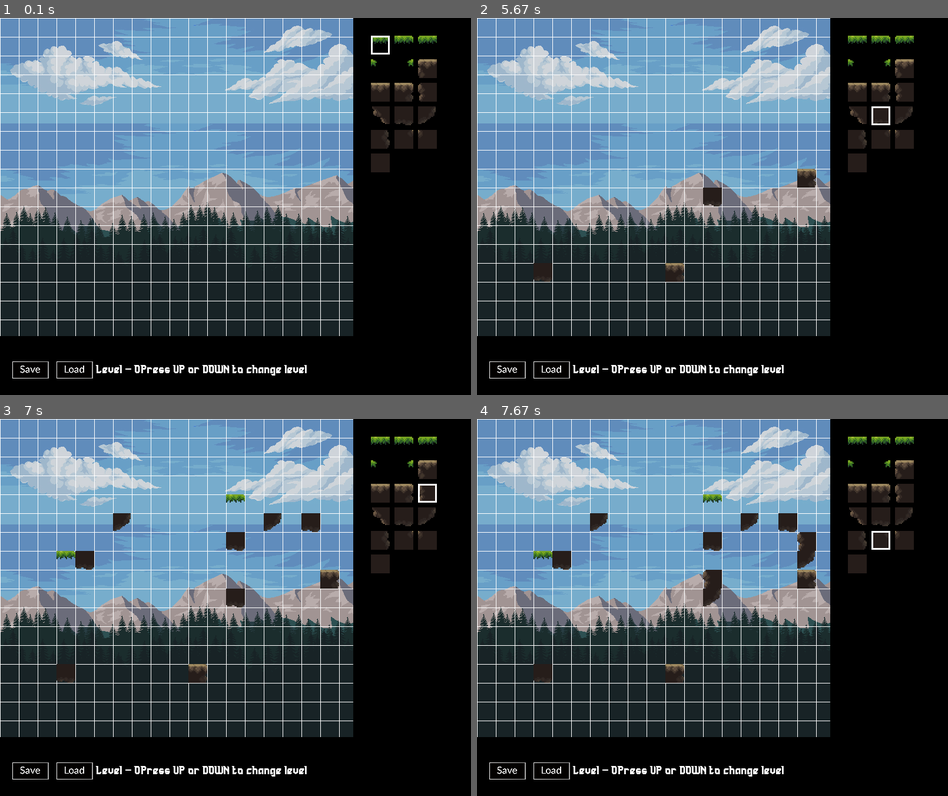
Above: before the commit, frames 1-4 (two rows, left to right).
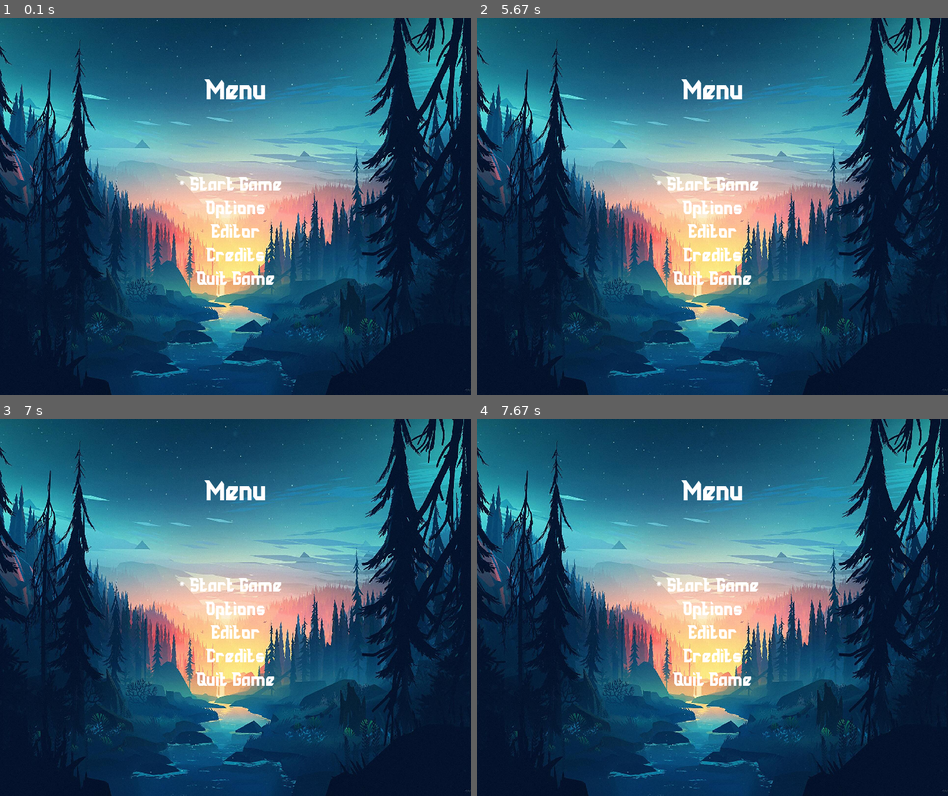
Above: after the commit, the same moments.

Repository: Mitasiek/SobotaPYGAME
Game: pygame game, started from main.py
Two runs of this game, one before a commit and one after it. Both use one fixed random seed, a clock stepped at 60 frames per second and the inputs below.
Inputs (mouse positions are in pixels of both pictures, inside the frame that each line leads up to):
- Up to frame 1 (0.1 s): no input
- Up to frame 2 (5.67 s): press the mouse at (505, 368) at 0.37 s; move the mouse to (608, 308) at 0.47 s; release the mouse at (707, 247) at 0.6 s; press the mouse at (858, 116) at 0.7 s; move the mouse to (754, 119) at 0.8 s; release the mouse at (655, 123) at 0.93 s; press the mouse at (858, 44) at 1.03 s; move the mouse to (858, 172) at 1.13 s; release the mouse at (863, 296) at 1.27 s; press the mouse at (905, 44) at 1.37 s; move the mouse to (877, 134) at 1.47 s; release the mouse at (849, 221) at 1.6 s; click (552, 368) at 1.72 s; press the mouse at (882, 116) at 2.27 s; move the mouse to (726, 123) at 2.37 s; release the mouse at (575, 131) at 2.5 s; press the mouse at (905, 116) at 2.6 s; move the mouse to (811, 119) at 2.7 s; release the mouse at (717, 127) at 2.83 s; press the mouse at (858, 93) at 2.93 s; move the mouse to (773, 149) at 3.03 s; release the mouse at (688, 206) at 3.17 s; press the mouse at (882, 138) at 3.27 s; move the mouse to (877, 123) at 3.37 s; release the mouse at (877, 112) at 3.5 s; press the mouse at (858, 93) at 3.6 s; move the mouse to (726, 191) at 3.7 s; release the mouse at (599, 289) at 3.83 s; press the mouse at (905, 93) at 3.93 s; move the mouse to (834, 112) at 4.03 s; release the mouse at (759, 127) at 4.17 s; press the mouse at (858, 67) at 4.27 s; move the mouse to (745, 191) at 4.37 s; release the mouse at (637, 312) at 4.5 s; press the mouse at (882, 93) at 4.6 s; move the mouse to (750, 176) at 4.7 s; release the mouse at (623, 259) at 4.83 s; press the mouse at (552, 368) at 4.93 s; move the mouse to (679, 274) at 5.03 s; release the mouse at (806, 183) at 5.17 s; press the mouse at (882, 116) at 5.27 s; move the mouse to (712, 191) at 5.37 s; release the mouse at (538, 266) at 5.5 s; press the mouse at (882, 116) at 5.6 s
- Up to frame 3 (7 s): move the mouse to (357, 517) at 5.7 s; release the mouse at (310, 517) at 5.83 s; press the mouse at (405, 517) at 5.93 s; move the mouse to (244, 539) at 6.03 s; release the mouse at (80, 566) at 6.17 s; press the mouse at (428, 517) at 6.27 s; move the mouse to (273, 520) at 6.37 s; release the mouse at (117, 524) at 6.5 s; press the mouse at (405, 445) at 6.6 s; move the mouse to (230, 505) at 6.7 s; release the mouse at (56, 566) at 6.83 s; press the mouse at (428, 494) at 6.93 s
- Up to frame 4 (7.67 s): move the mouse to (806, 532) at 7.03 s; release the mouse at (712, 573) at 7.17 s; press the mouse at (905, 517) at 7.27 s; move the mouse to (811, 554) at 7.37 s; release the mouse at (721, 588) at 7.5 s; press the mouse at (882, 539) at 7.6 s

The runs differ from the first frame. In frame 1, 93% of the frame differs, in the area x 0-100%, y 0-100%; in frame 2, 93%; in frame 3, 93%; in frame 4, 93%.

Commit message:
Update 29.05.2021

Diff:
--- /dev/null
+++ b/FileClass/manageFile.py
@@ -0,0 +1,16 @@
+import csv
+
+class ManageFile:
+    def __init__(self):
+        pass
+    def SaveWorldToFile(self, file, elementToSave):
+        with open(file, 'w', newline='') as csvfile:
+            writer = csv.writer(csvfile, delimiter = ',')
+            for row in elementToSave:
+                writer.writerow(row)
+    def LoadWorldFromFile(self, file, elementToUpdate):
+        with open(file, newline='') as csvfile:
+            reader = csv.reader(csvfile, delimiter=',')
+            for x,row in enumerate(reader):
+                for y, tile in enumerate(row):
+                    elementToUpdate[x][y] = int(tile)
--- a/State/EditorState/editor.py
+++ b/State/EditorState/editor.py
@@ -96,7 +96,7 @@
                     print(" NIE OK ")
         print(self.mousePosX)
         print(self.mousePosY)
-    # KONIEC NOWYCH
+
     def ResetKeys(self):
         self.keyBackspace = False
     def CheckInput(self):
@@ -110,7 +110,12 @@
             self.scrollSpeed = 5
         if (self.leftShift == False):
             self.scrollSpeed = 1
-
+    def CheckButtons(self):
+        if self.saveButton.Draw(self.game.display):
+            self.game.fileManager.SaveWorldToFile(f'level{self.level}_data.csv', self.worldData)
+        if self.loadButton.Draw(self.game.display):
+            self.scroll = 0
+            self.game.fileManager.LoadWorldFromFile(f'level{self.level}_data.csv', self.worldData)
     def UpdateEvents(self):
         for event in pygame.event.get():
             if event.type == pygame.QUIT:
@@ -126,7 +131,6 @@
                     self.scrollRight = True
                 if event.key == pygame.K_LSHIFT:
                     self.leftShift = True
-                # NOWE
                 if event.key == pygame.K_UP:
                     self.level += 1
                 if event.key == pygame.K_DOWN and self.level > 0:
@@ -144,22 +148,7 @@
         self.CheckMouseMotion()
         self.CheckTileArea()
         # TODO: ZROBIC NOWA FUNKCJE DO OBSLUGI CSV:
-
-        if self.saveButton.Draw(self.game.display):
-            # save level data
-            with open(f'level{self.level}_data.csv', 'w', newline='') as csvfile:
-                writer = csv.writer(csvfile, delimiter=',')
-                for row in self.worldData:
-                    writer.writerow(row)
-        if self.loadButton.Draw(self.game.display):
-            # load in level data
-            # reset scrol lback to teh start of the level
-            self.scroll = 0
-            with open(f'level{self.level}_data.csv', newline='') as csvfile:
-                reader = csv.reader(csvfile, delimiter=',')
-                for x, row in enumerate(reader):
-                    for y, tile in enumerate(row):
-                        self.worldData[x][y] = int(tile)
+        self.CheckButtons()
         self.ResetKeys()
         pygame.display.update()
     def DrawBg(self):
--- a/State/MenuStates/menu.py
+++ b/State/MenuStates/menu.py
@@ -1,4 +1,5 @@
 from State.state import State
+from State.EditorState.editor import Editor
 import pygame
 # TODO: Przelaczanie statow, inne staty, przeskiwanie statow, wczytanie tla
 class Menu(State):
@@ -42,6 +43,7 @@
             elif (self.menuState == "Editor"):
                 self.cursor_rect.midtop = (self.mid_w - 50, self.credits_h)
                 self.menuState = "Credits"
+
             elif (self.menuState == "Credits"):
                 self.cursor_rect.midtop = (self.mid_w - 70, self.exit_h)
                 self.menuState = "Exit"
@@ -78,6 +80,9 @@
                 print("Koniec programu.")
                 self.runDisplay = False
                 self.game.start = False
+            if (self.menuState == "Editor"):
+                self.runDisplay = False
+                self.game.AddState(Editor(self.game))
     def UpdateEvents(self):
         for event in pygame.event.get():
             if event.type == pygame.QUIT:
--- a/game.py
+++ b/game.py
@@ -1,6 +1,7 @@
 import pygame
 from State.MenuStates.menu import Menu
 from State.EditorState.editor import Editor
+from FileClass.manageFile import ManageFile
 
 class Game():
     # Konstruktor klasy Game:
@@ -13,10 +14,11 @@
         self.start = True
         self.display = pygame.Surface( (self.DISPLAY_WIDTH, self.DISPLAY_HEIGHT) )
         self.window = pygame.display.set_mode( (self.DISPLAY_WIDTH, self.DISPLAY_HEIGHT) )
-        self.menuState = Menu(self)
-        self.editorState = Editor(self)
+        #self.menuState = Menu(self)
+        #self.editorState = Editor(self)
         #self.currentState = self.menuState
-        self.currentState = self.editorState
+        self.stateList = []
+        self.AddState(Menu(self))
         self.fontSRC = "Font/BIGSPACE.TTF"
         self.COLORS = {
             "white":(255,255,255),
@@ -30,6 +32,7 @@
         self.bg = pygame.image.load("img/wallpaper.jpg")
         self.bg = pygame.transform.scale(self.bg,(self.DISPLAY_WIDTH,self.DISPLAY_HEIGHT))
         self.bgRect = self.bg.get_rect()
+        self.fileManager = ManageFile()
     # Narzedzia do obslugi gry
     def DrawText(self, text, size, x, y, color):
         # TODO: Domyslny kolor ustawić na biały
@@ -41,6 +44,12 @@
     # Obsluga klasy Game
     def InitGameSettings(self):
         pygame.display.set_caption("Nasza gra z Creative Club")
+    def AddState(self, state):
+        self.stateList.append(state)
+        self.currentState = self.stateList[len(self.stateList) - 1]
+    def RemoveState(self):
+        self.stateList.remove(len(self.stateList) - 1)
+        self.currentState = self.stateList[len(self.stateList) - 1]
     def Update(self):
         pygame.display.update()
     def Render(self):
